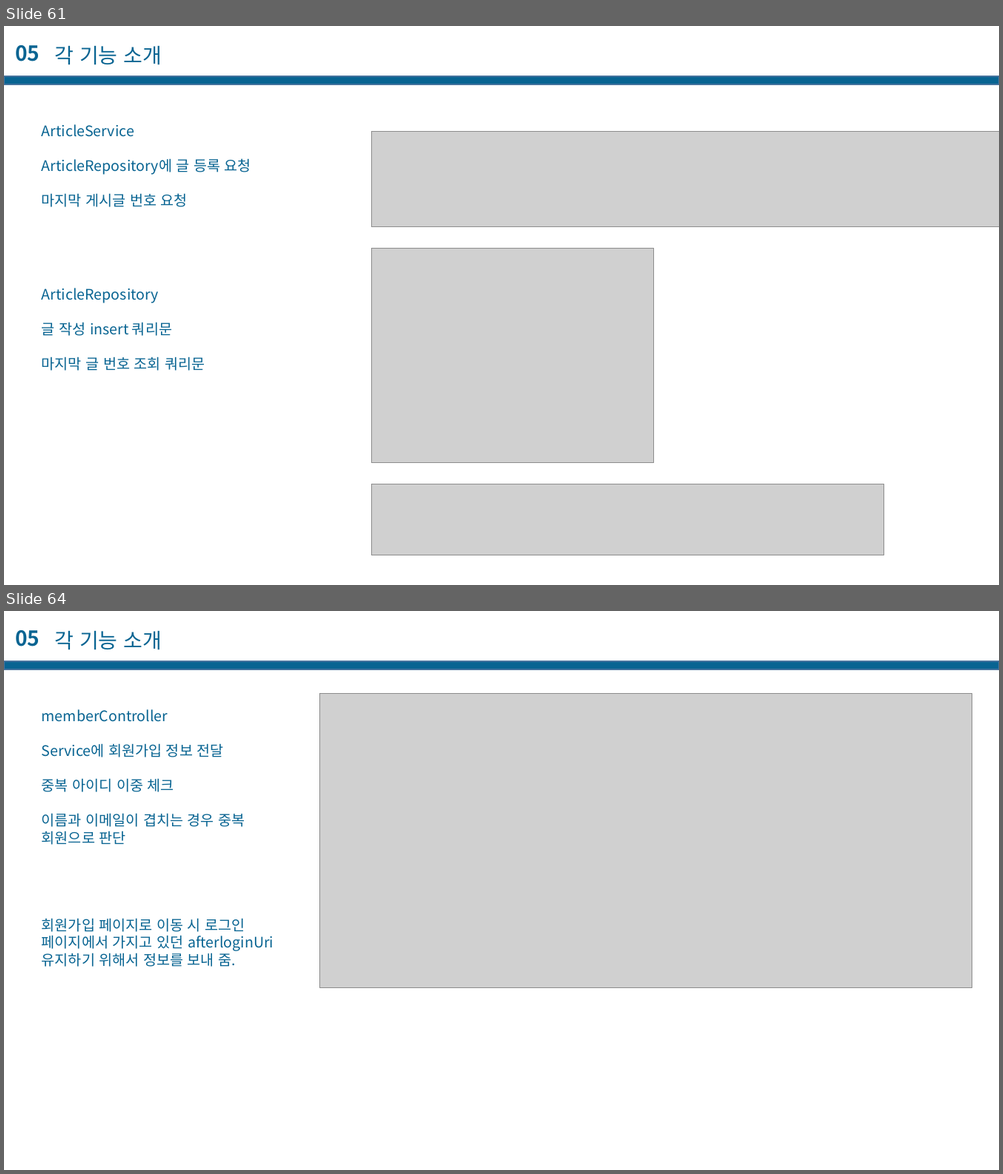
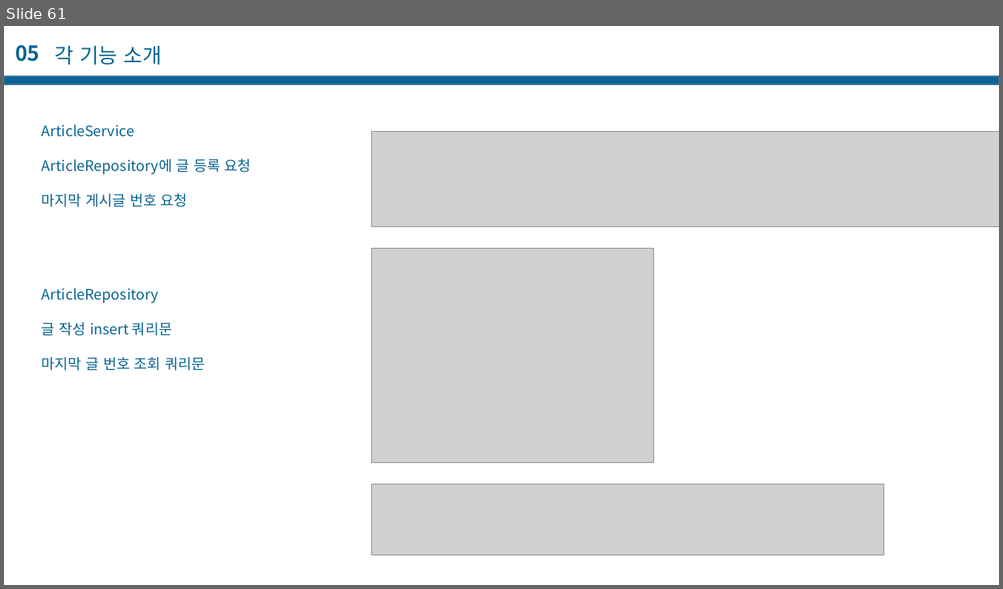
Before and after one commit to casatoo/EducationManager, a slide deck: 프로젝트 기술서.pptx. Shown one above the other, each under a label of ours: slides 61 and 64 before the commit, slide 61 after it; the slides between them are not shown. The pictures are 1003x1174 and 1003x589 pixels, drawn with LibreOffice and Linux fonts; fonts in the diff are those of the drawing; grey boxes stand for pictures. Boxes give left, top, right and bottom in pixels: in the first picture for what was removed or moved away, otherwise in the second. Text is boxed around its words. In the diff, an @@ line names an element or a change of style, - is before the commit and + after.

```diff
--- a/프로젝트 기술서.pptx
+++ b/프로젝트 기술서.pptx
@@ slide 64 removed at (4, 611, 999, 1170), background #FFFFFF @@
@@ text removed at (15, 630, 40, 647) @@
-05
@@ text removed at (54, 630, 162, 650) @@
-각 기능 소개
@@ rectangle removed at (4, 662, 999, 670) @@
@@ picture removed at (319, 694, 972, 988) @@
@@ text removed at (42, 709, 273, 967) @@
-memberController
-Service에 회원가입 정보 전달
-중복 아이디 이중 체크
-이름과 이메일이 겹치는 경우 중복 회원으로 판단
-회원가입 페이지로 이동 시 로그인 페이지에서 가지고 있던 afterloginUri 유지하기 위해서 정보를 보내 줌.
```
Also in this commit, not shown: 5 slides changed, 11 slides added, 1 other slide removed.
